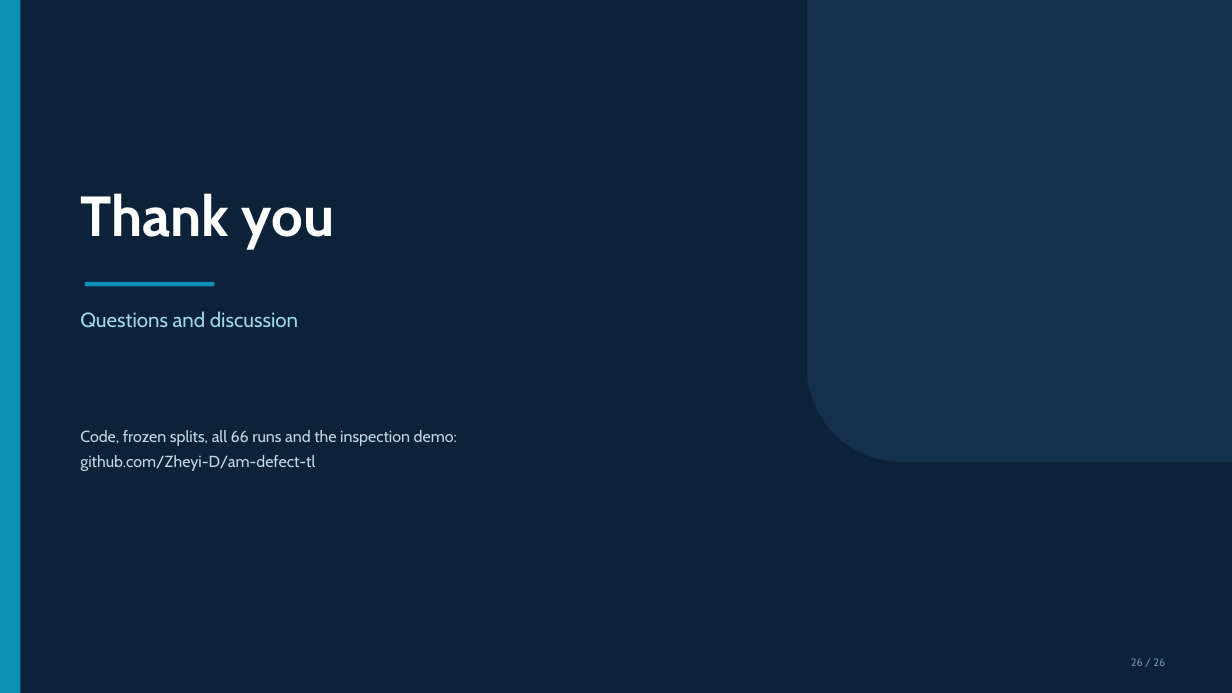
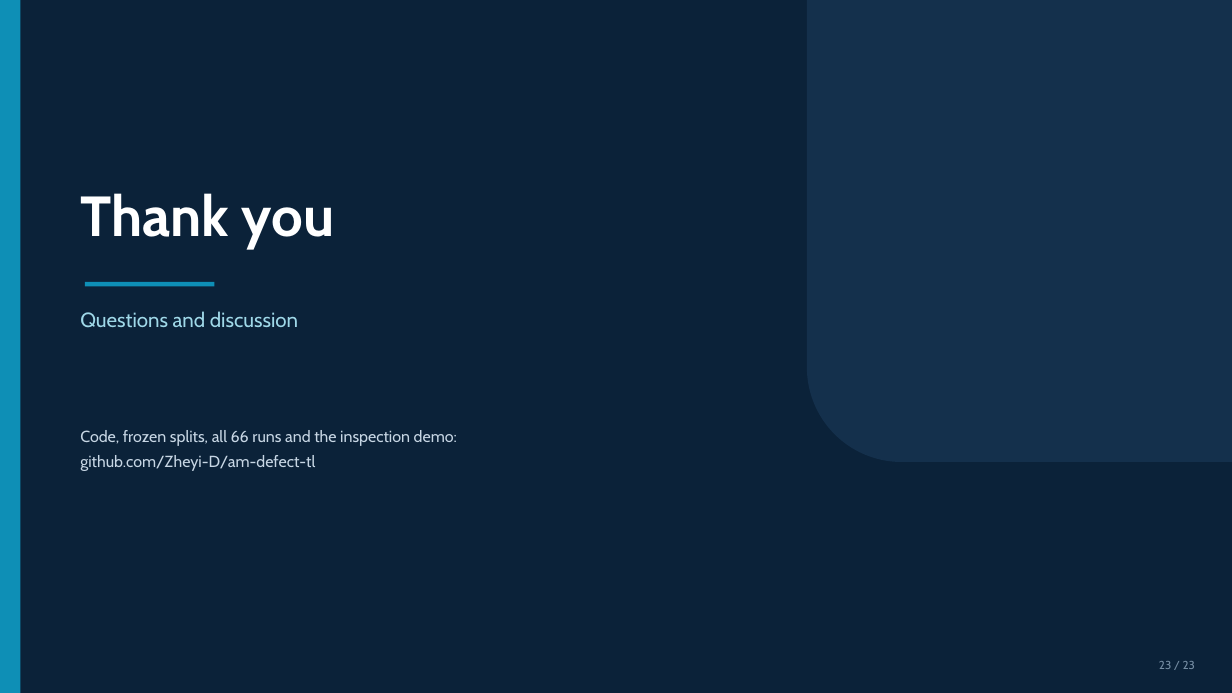
Before and after one commit to Zheyi-D/am-defect-tl, a slide deck: slide 23 of reports/slides_draft.pptx (slide 26 before the commit). Drawn at 1232x693 pixels with LibreOffice and Linux fonts; fonts in the diff are those of the drawing. Boxes give left, top, right and bottom in pixels: in the first picture for what was removed or moved away, otherwise in the second. Text is boxed around its words. In the diff, an @@ line names an element or a change of style, - is before the commit and + after.

```diff
--- a/reports/slides_draft.pptx
+++ b/reports/slides_draft.pptx
@@ text at box(1159, 661, 1195, 669): text changed; size 8.5 to 9 pt @@
-26 / 26
+23 / 23
```
Also in this commit, not shown: 5 other slides changed, 17 slides added, 20 slides removed, 1 other file.
